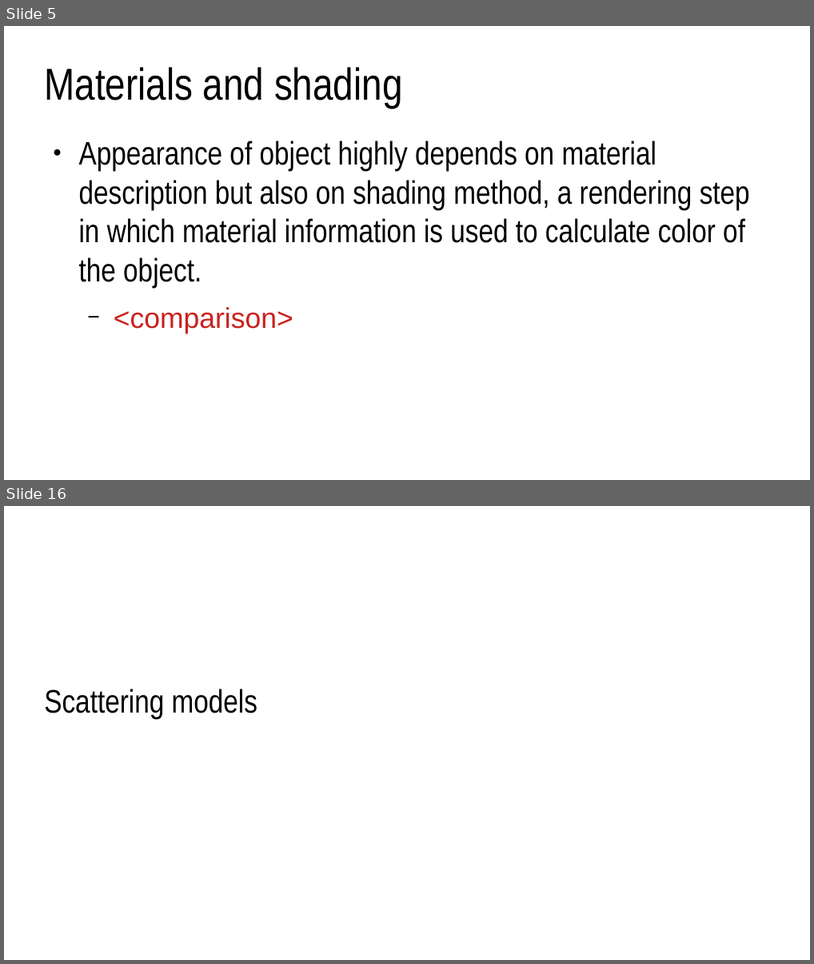
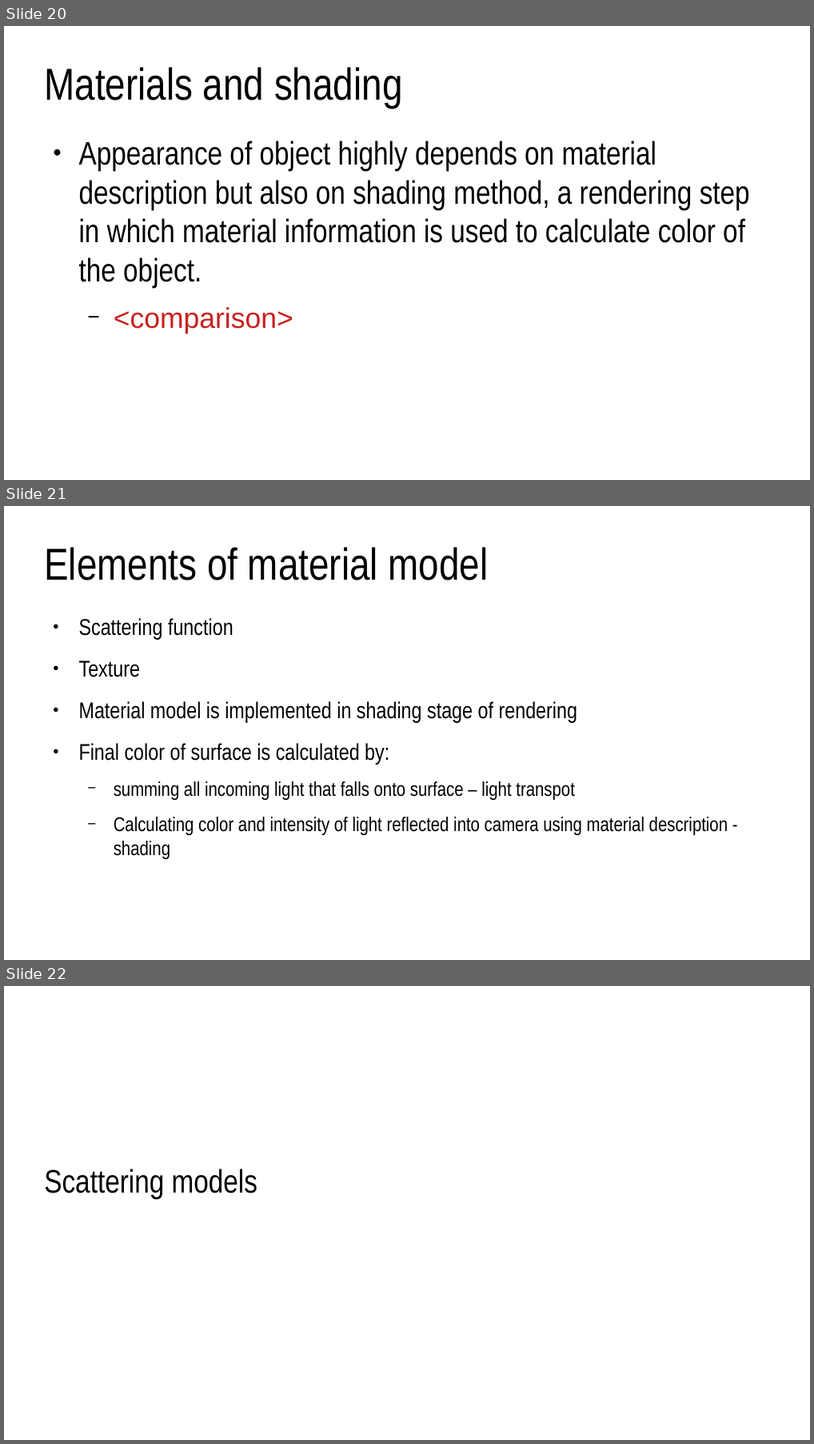
Before and after one commit to lorentzo/IntroductionToComputerGraphics, a slide deck: lectures/3_foundations_3d_scene/3_2_2_3D_models_material.odp. Shown one above the other, each under a label of ours: slides 5 and 16 before the commit, slides 20, 21 and 22 after it; the slides between them are not shown. The pictures are 814x964 and 814x1444 pixels, drawn with LibreOffice and Linux fonts; fonts in the diff are those of the drawing. Boxes give left, top, right and bottom in pixels: in the first picture for what was removed or moved away, otherwise in the second. Text is boxed around its words. In the diff, an @@ line names an element or a change of style, - is before the commit and + after.

```diff
--- a/lectures/3_foundations_3d_scene/3_2_2_3D_models_material.odp
+++ b/lectures/3_foundations_3d_scene/3_2_2_3D_models_material.odp
@@ slide 21 added at bbox=[4, 506, 810, 960], background #FFFFFF @@
@@ title added at bbox=[44, 547, 489, 580], 44 pt, text #000000 @@
+Elements of material model
@@ text added at bbox=[79, 618, 728, 859], 19.6 pt, text #000000 @@
+● Scattering function
+● Texture
+● Material model is implemented in shading stage of rendering
+● Final color of surface is calculated by:
+  − summing all incoming light that falls onto surface – light transpot
+  − Calculating color and intensity of light reflected into camera using material description - shading
@@ what was slide 5 is now slide 20 @@
@@ what was slide 16 is now slide 22 @@
```
Also in this commit, not shown: 5 slides changed, 7 other slides added, 10 other files.
